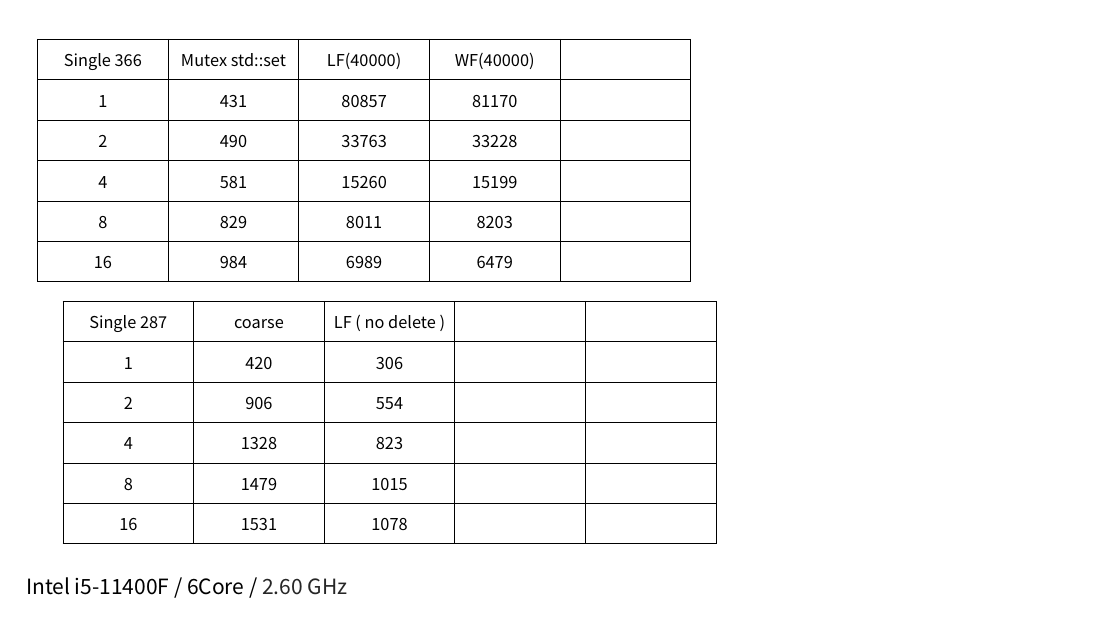
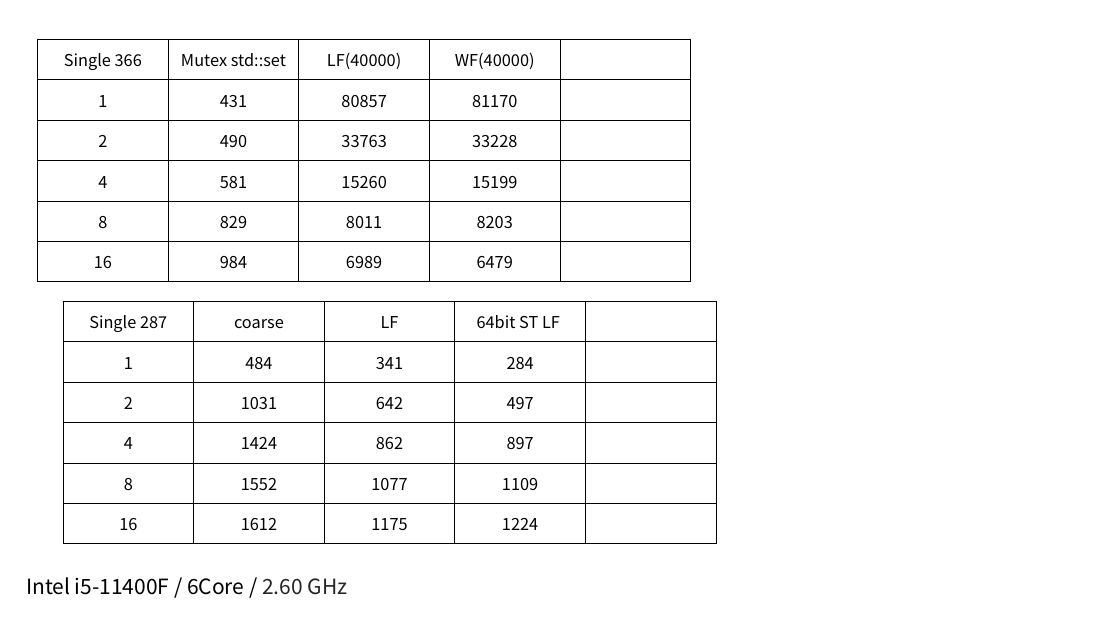
Before and after one commit to ChamChiCham/multi_core, a slide deck: slide 3 of MCP2025/새 프레젠테이션 문서.pptx. Drawn at 1120x630 pixels with LibreOffice and Linux fonts; fonts in the diff are those of the drawing. Boxes give left, top, right and bottom in pixels: in the first picture for what was removed or moved away, otherwise in the second. Text is boxed around its words. In the diff, an @@ line names an element or a change of style, - is before the commit and + after.

```diff
--- a/MCP2025/새 프레젠테이션 문서.pptx
+++ b/MCP2025/새 프레젠테이션 문서.pptx
@@ table at (63, 302, 714, 544) @@
-row 1, column 3: LF ( no delete )
+row 1, column 3: LF
-row 1, column 4: 
+row 1, column 4: 64bit ST LF
-row 2: 1 | 420 | 306 |  | 
+row 2: 1 | 484 | 341 | 284 | 
-row 3: 2 | 906 | 554 |  | 
+row 3: 2 | 1031 | 642 | 497 | 
-row 4: 4 | 1328 | 823 |  | 
+row 4: 4 | 1424 | 862 | 897 | 
-row 5: 8 | 1479 | 1015 |  | 
+row 5: 8 | 1552 | 1077 | 1109 | 
-row 6: 16 | 1531 | 1078 |  | 
+row 6: 16 | 1612 | 1175 | 1224 | 
```
Also in this commit, not shown: 3 other files.
